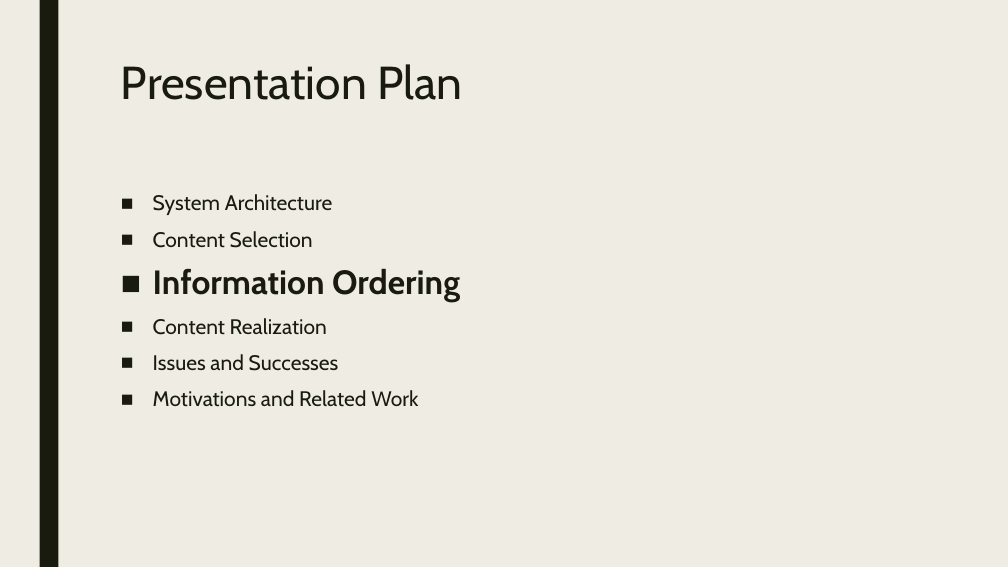
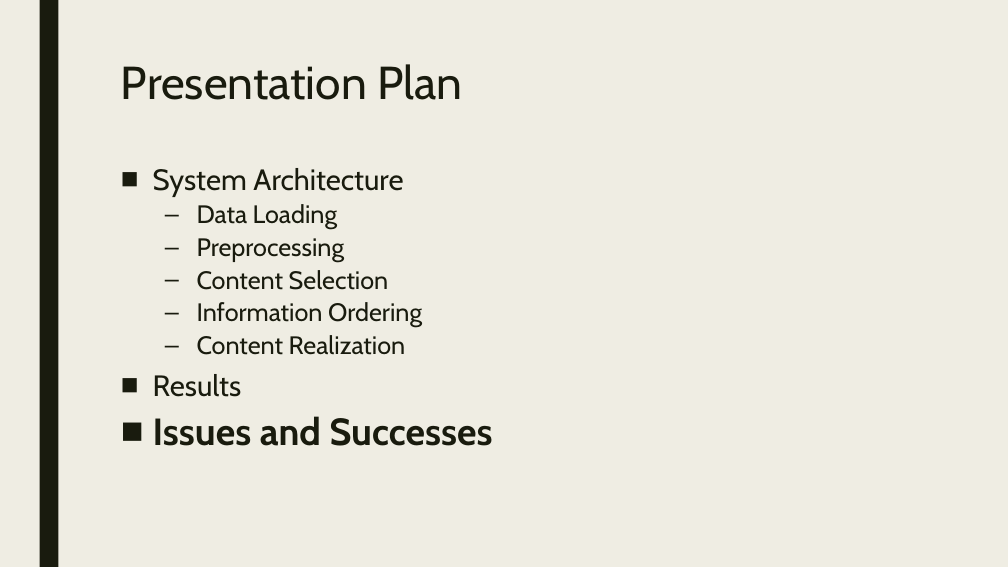
Before and after one commit to Mindful/ling-573, a slide deck: slide 18 of doc/presentation_d2.pptx (slide 7 before the commit). Drawn at 1008x567 pixels with LibreOffice and Linux fonts; fonts in the diff are those of the drawing. Boxes give left, top, right and bottom in pixels: in the first picture for what was removed or moved away, otherwise in the second. Text is boxed around its words. In the diff, an @@ line names an element or a change of style, - is before the commit and + after.

```diff
--- a/doc/presentation_d2.pptx
+++ b/doc/presentation_d2.pptx
@@ text "System Architecture": place and size @@
-text "System Architecture" at <box>153,194,460,407</box>
+text "System Architecture" at <box>153,168,493,446</box>
@@ text at <box>153,168,493,446</box>: size 20 to 28 pt in "System Architecture"; size 20 to 24 pt in "Content Selection", "Content Realization"; size 32 to 24 pt, bold off in "Information Ordering"; size 20 to 36 pt, bold on in "Issues and Successes"; line spacing 0.94 to 0.84; bullet ■ to –; list level 1 to 2 in "Content Selection"; list level 1 to 2 in "Information Ordering"; list level 1 to 2 in "Content Realization" @@
@@ text at <box>197,204,344,262</box>: paragraphs added @@
+  – Data Loading
+  – Preprocessing
@@ text at <box>153,374,242,397</box>: paragraph added @@
+■ Results
@@ text at <box>153,390,418,407</box>: paragraph removed @@
-■ Motivations and Related Work
```
Also in this commit, not shown: 7 other slides changed, 13 slides added, 5 slides removed.
